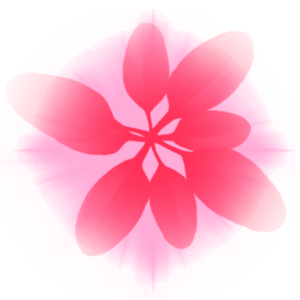
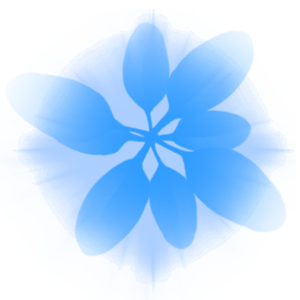
Layered file, before and after one edit (300 x 300). Changes by layer:
painted on "图层 1" over [4, 21, 288, 258]
painted on "图层 2" over [0, 9, 296, 300]
